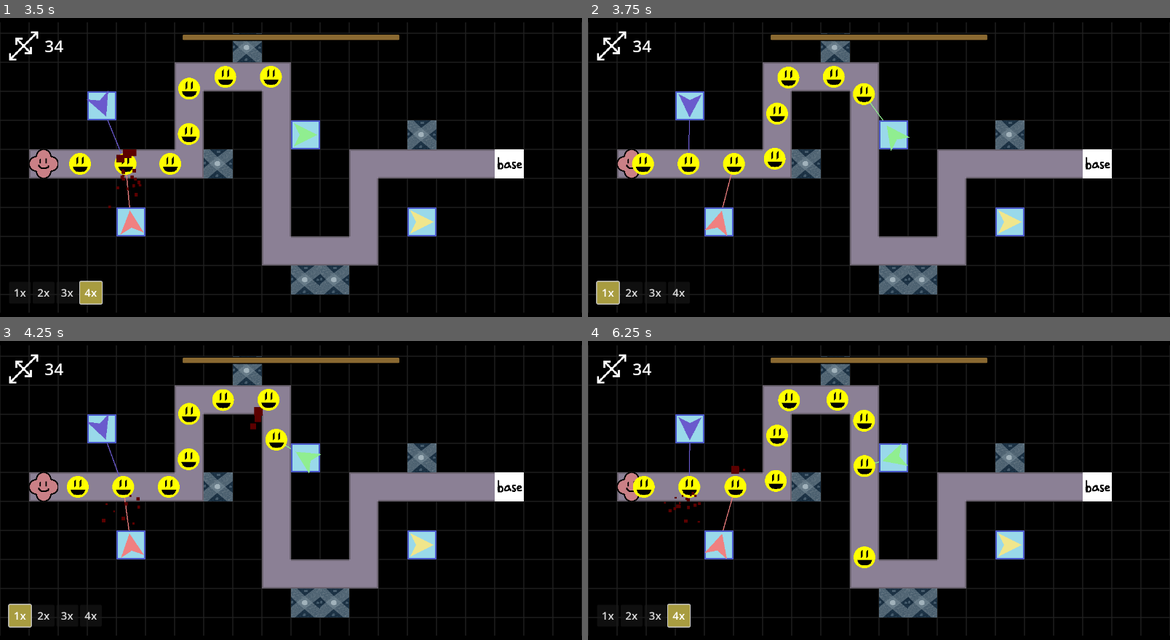
Above: before the commit, frames 1-4 (two rows, left to right).
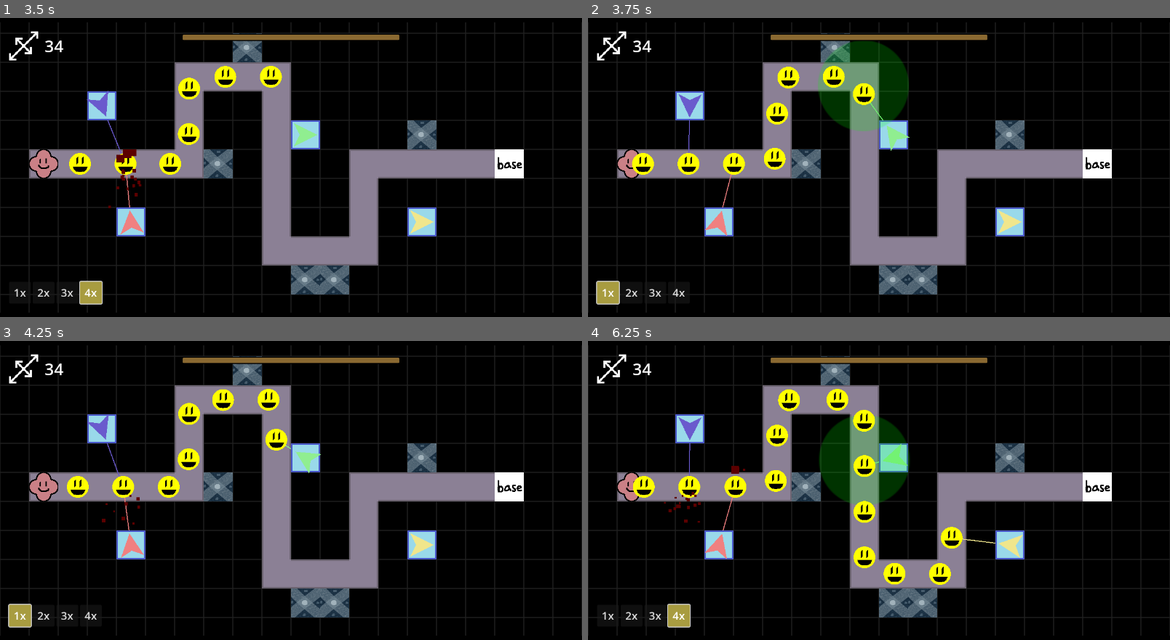
Above: after the commit, the same moments.

Repository: ladybunne/gmtk-game-jam-2024
Game: Godot game, scene res://MainScene.tscn
Same seed, same stepped clock (60 frames per second), same inputs: the game is played once before the commit and once after it.
Inputs:
- Up to frame 1 (3.5 s): click "2x" at 0.5 s; click "1x" at 1.25 s; click "3x" at 2 s; click "4x" at 2.75 s
- Up to frame 2 (3.75 s): click "1x" at 3.5 s
- Up to frame 3 (4.25 s): no input
- Up to frame 4 (6.25 s): click "2x" at 4.25 s; click "3x" at 5 s; click "4x" at 5.75 s

Frame 1 is identical in both runs. In frame 2, 3.3% of the frame differs, in the area x 39-56%, y 7-38%; in frame 3, less than 0.1%; in frame 4, 4.3%, in the area x 39-75%, y 25-82%.

Commit message:
Splashnanigans

Diff:
--- a/GameThings/Enemy.gd
+++ b/GameThings/Enemy.gd
@@ -60,12 +60,12 @@
 		Callable(queue_free).call_deferred()
 
 func show_damage(damage: float, direction: Vector2):
-	var flecks: CPUParticles2D = hitParticles.instantiate()
-	add_child(flecks)
-	flecks.direction = direction
-	flecks.scale_amount_max =flecks.scale_amount_max*damage
-	flecks.emitting = true
-	flecks.finished.connect(func(): kill_particle(flecks))
+		var flecks: CPUParticles2D = hitParticles.instantiate()
+		add_child(flecks)
+		flecks.direction = direction
+		flecks.scale_amount_max =flecks.scale_amount_max*damage
+		flecks.emitting = true
+		flecks.finished.connect(func(): kill_particle(flecks))
 
 func kill_particle(particle: CPUParticles2D):
 	Callable(particle.queue_free).call_deferred()
--- a/GameThings/Tower.gd
+++ b/GameThings/Tower.gd
@@ -5,6 +5,7 @@
 @onready var polygon: Polygon2D = %Polygon2D
 @onready var shot_timer: Timer = %ShotTimer
 @onready var firing_point: Node2D = %FiringPoint
+@onready var splash_sprite: CompressedTexture2D = preload("res://Assets/Sprites/whitecircle.png")
 @export_group("")
 
 @export var tower_data: TowerData
@@ -58,7 +59,7 @@
 			if volley_timer <=0:
 				reshoot.emit()
 				volley_timer = tower_data.rate_of_fire
-				print("volley!")
+				#print("volley!")
 		if buffer_shot && !shooting_volley:
 			shoot()
 			buffer_shot = false
@@ -132,18 +133,38 @@
 		typeToUse = TowerData.TowerType.Standard
 	else:
 		typeToUse = tower_data.type
-
 	if target != null:
+		var directionToEnemy = (target.position - position).normalized()
 		match typeToUse:
 			TowerData.TowerType.Standard:
-				target.take_damage(tower_data.damage, (target.position - position).normalized())
+				target.take_damage(tower_data.damage, directionToEnemy)
 			TowerData.TowerType.Capacity:
 				#continuously shoot (changing targets as enemies die) until ammo reaches 0
 				shooting_volley = true
 				damage_volley()
 			TowerData.TowerType.Splash:
 				#radius around target is affected
-				pass
+				#print("sploosh")
+				var area = Area2D.new()
+				var shape = CollisionShape2D.new()
+				add_child(area)
+				shape.debug_color = Color(1,0,0,.2)
+				area.global_position = target.global_position
+				area.add_child(shape)
+				shape.shape = CircleShape2D.new()
+				shape.shape.radius = tower_data.splash_range
+				area.collision_layer = 1
+				area.collision_mask = 1
+				splash_visibility(area)
+				await get_tree().physics_frame
+				print(area.get_overlapping_bodies().size())
+				for thing in area.get_overlapping_bodies():
+					print(thing.name + " is about to get splooshed")
+					if thing is Enemy && target:
+						thing.take_damage(tower_data.damage, directionToEnemy)
+					elif thing is Enemy && !target:
+						thing.take_damage(tower_data.damage, thing.position-target.position)
+
 			_:
 				print("how did we have NO TowerType?")
 		if !override_standard:
@@ -151,6 +172,19 @@
 	else:
 		shot_timer.stop() #idk if i need this but ohwell
 		buffer_shot = true #
+
+func splash_visibility(area: Area2D):
+	var sprite = Sprite2D.new()
+	add_child(sprite)
+	sprite.global_position = area.global_position
+	sprite.texture = splash_sprite
+	sprite.modulate = Color(0,1,0,.2)
+	sprite.scale *= tower_data.splash_range/50
+	var splash_timer:= get_tree().create_timer(.5)
+	await splash_timer.timeout
+
+	Callable(area.queue_free).call_deferred()
+	Callable(sprite.queue_free).call_deferred()
 
 func damage_volley():
 	#acknowledging that we COULD round it to an int but we choose not to because SCALING
--- a/GameThings/TowerResources/TowerData.gd
+++ b/GameThings/TowerResources/TowerData.gd
@@ -7,7 +7,7 @@
 @export var cooldown: float = .5
 @export var target_range: float = 10
 @export_group("Splash Uniques")
-@export var splash_range: float = 5
+@export var splash_range: float = 200
 @export_group("Capacity Uniques")
 @export var ammo_capacity: float = 10
 @export var rate_of_fire: float = 0.1
--- a/Scenes/TestLevel.tscn
+++ b/Scenes/TestLevel.tscn
@@ -12,7 +12,7 @@
 damage = 2.0
 cooldown = 0.5
 target_range = 75.0
-splash_range = 5.0
+splash_range = 200.0
 ammo_capacity = 10.0
 rate_of_fire = 0.05
 type = 1
@@ -23,7 +23,7 @@
 damage = 5.0
 cooldown = 0.5
 target_range = 75.0
-splash_range = 5.0
+splash_range = 200.0
 ammo_capacity = 10.0
 rate_of_fire = 0.1
 type = 0
@@ -31,13 +31,13 @@
 [sub_resource type="Resource" id="Resource_bn7qd"]
 resource_local_to_scene = true
 script = ExtResource("5_y5u2a")
-damage = 5.0
-cooldown = 0.5
+damage = 20.0
+cooldown = 3.0
 target_range = 75.0
-splash_range = 5.0
+splash_range = 100.0
 ammo_capacity = 10.0
 rate_of_fire = 0.1
-type = 0
+type = 2
 
 [sub_resource type="Resource" id="Resource_wnbo2"]
 resource_local_to_scene = true
@@ -45,7 +45,7 @@
 damage = 5.0
 cooldown = 0.5
 target_range = 75.0
-splash_range = 5.0
+splash_range = 200.0
 ammo_capacity = 10.0
 rate_of_fire = 0.1
 type = 0
Binary file added: Assets/Sprites/whitecircle.png
Not shown, added: Assets/Sprites/whitecircle.png.import
